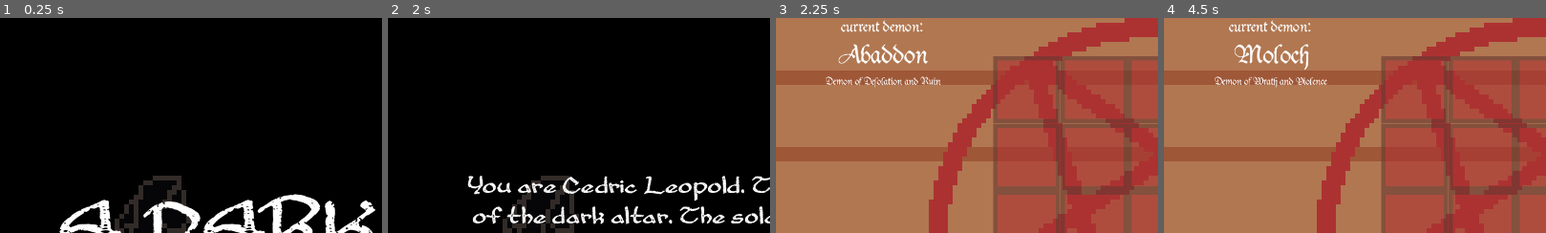
Above: before the commit, frames 1-4 (left to right).
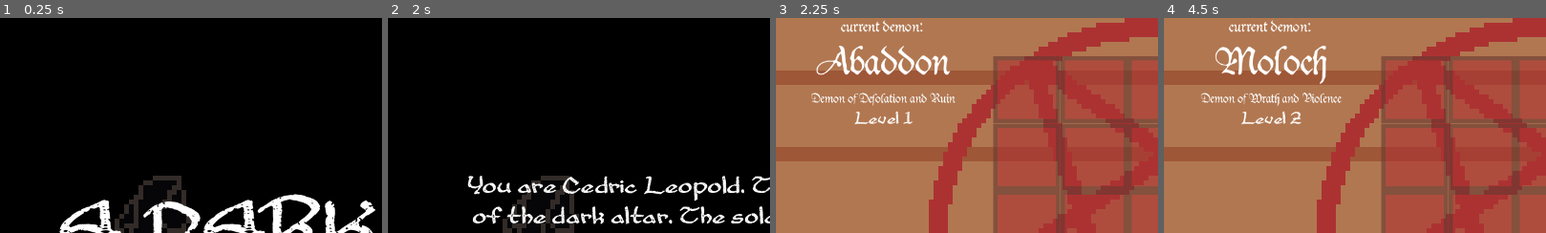
Above: after the commit, the same moments.

Repository: adrientremblay/ld55
Game: Godot game, scene res://scenes/title_screen.tscn
Same seed, same stepped clock (60 frames per second), same inputs: the game is played once before the commit and once after it.
Inputs (mouse positions are % of the whole screen's width and height, from its top left):
- Up to frame 1 (0.25 s): no input
- Up to frame 2 (2 s): tap Enter at 0.5, 1.25 s; move the mouse to (72, 45) at 0.52 s; press the mouse at (72, 45) at 0.53 s; move the mouse to (30, 55) at 1.27 s; release the mouse at (30, 55) at 1.28 s; click (30, 55) at 1.35 s
- Up to frame 3 (2.25 s): tap Enter at 2 s; move the mouse to (60, 28) at 2.02 s; press the mouse at (60, 28) at 2.03 s
- Up to frame 4 (4.5 s): tap Space (skip_level) at 2.75 s; move the mouse to (88, 87) at 2.77 s; release the mouse at (88, 87) at 2.78 s; click (88, 87) at 2.85 s; tap Enter at 3.5, 4.25 s; move the mouse to (80, 65) at 3.52 s; press the mouse at (80, 65) at 3.53 s; move the mouse to (20, 35) at 4.27 s; release the mouse at (20, 35) at 4.28 s; click (20, 35) at 4.35 s
The pictures show only the part of the screen within x 0-50%, y 0-50%; the shares and areas given below are measured in that part.

Frames 1-2 are identical in both runs. In frame 3, 3.7% of the frame differs, in the area x 9-47%, y 12-50%; in frame 4, 3.6%.

Commit message:
Added a level# label

Diff:
--- a/scenes/grimoire.tscn
+++ b/scenes/grimoire.tscn
@@ -1,6 +1,7 @@
-[gd_scene load_steps=5 format=3 uid="uid://h5uegdst2jew"]
+[gd_scene load_steps=7 format=3 uid="uid://h5uegdst2jew"]
 
 [ext_resource type="FontFile" uid="uid://b3quk5mq2160f" path="res://assets/fonts/DUKEPLUS.TTF" id="1_6jvyd"]
+[ext_resource type="FontFile" uid="uid://kdp07euhvpmi" path="res://assets/fonts/Cup and Talon.ttf" id="2_4pi10"]
 
 [sub_resource type="LabelSettings" id="LabelSettings_4aep2"]
 font = ExtResource("1_6jvyd")
@@ -8,10 +9,15 @@
 
 [sub_resource type="LabelSettings" id="LabelSettings_bxfn2"]
 font = ExtResource("1_6jvyd")
-font_size = 40
+font_size = 60
 
 [sub_resource type="LabelSettings" id="LabelSettings_hqhox"]
 font = ExtResource("1_6jvyd")
+font_size = 20
+
+[sub_resource type="LabelSettings" id="LabelSettings_2i87p"]
+font = ExtResource("2_4pi10")
+font_size = 34
 
 [node name="Grimoire" type="VBoxContainer"]
 offset_right = 360.0
@@ -32,9 +38,14 @@
 
 [node name="Description" type="Label" parent="."]
 layout_mode = 2
-size_flags_vertical = 3
-text = "Lorem ipsum dolor sit amet, consectetur adipiscing elit. Phasellus dapibus eu risus eu convallis. Vivamus nec blandit ex. Nam iaculis aliquam turpis. Quisque vehicula sagittis orci, eu aliquet lacus pellentesque vitae. Praesent vel iaculis ex. Maecenas pretium urna sodales, placerat erat vel, rhoncus justo. Praesent auctor ornare turpis, vel rutrum enim rutrum eu. Quisque lacus justo, sodales et nulla at, hendrerit semper metus. Phasellus pretium sem sed mi ullamcorper elementum. Nunc in quam neque. Phasellus eu sapien lacinia nibh lacinia bibendum fermentum in leo. Phasellus id auctor odio. Duis sit amet neque faucibus, mattis arcu ut, consectetur nisi."
+size_flags_vertical = 0
+text = "Breif one sentence description of demon."
 label_settings = SubResource("LabelSettings_hqhox")
 horizontal_alignment = 1
 autowrap_mode = 2
-clip_text = true
+
+[node name="LevelLabel" type="Label" parent="."]
+layout_mode = 2
+text = "Level 1"
+label_settings = SubResource("LabelSettings_2i87p")
+horizontal_alignment = 1
--- a/scripts/main.gd
+++ b/scripts/main.gd
@@ -5,11 +5,12 @@
 var current_demon = 0
 @onready var demonNameLabel: Label = $Grimoire/DemonName
 @onready var demonDescription: Label = $Grimoire/Description
+@onready var levelLabel: Label = $Grimoire/LevelLabel
 
 # Called when the node enters the scene tree for the first time.
 func _ready() -> void:
 	make_levels()
-	load_demon(demons_to_summon[current_demon])
+	load_demon(demons_to_summon[current_demon], 1)
 	$DemonScene.visible = false
 
 # Called every frame. 'delta' is the elapsed time since the previous frame.
@@ -30,9 +31,10 @@
 	#demons_to_summon.append(Demon.new("Beelzebub", "Demon of Gluttony and Excess", null, null))
 	#demons_to_summon.append(Demon.new("Asmodeus", "Demon of Lust and Temptation", null, null))
 
-func load_demon(demon: Demon):
+func load_demon(demon: Demon, level_number: int):
 	demonNameLabel.text = demon.name
 	demonDescription.text = demon.description
+	levelLabel.text = "Level " + str(level_number)
 
 	$Altar.set_answers(demon.rows, demon.cols)
 
@@ -49,6 +51,6 @@
 func _on_demon_scene_next_level() -> void:
 	current_demon +=1
 	if current_demon < demons_to_summon.size():
-		load_demon(demons_to_summon[current_demon])
+		load_demon(demons_to_summon[current_demon], current_demon+1)
 	else:
 		get_tree().change_scene_to_file("res://scenes/end_scene.tscn")
